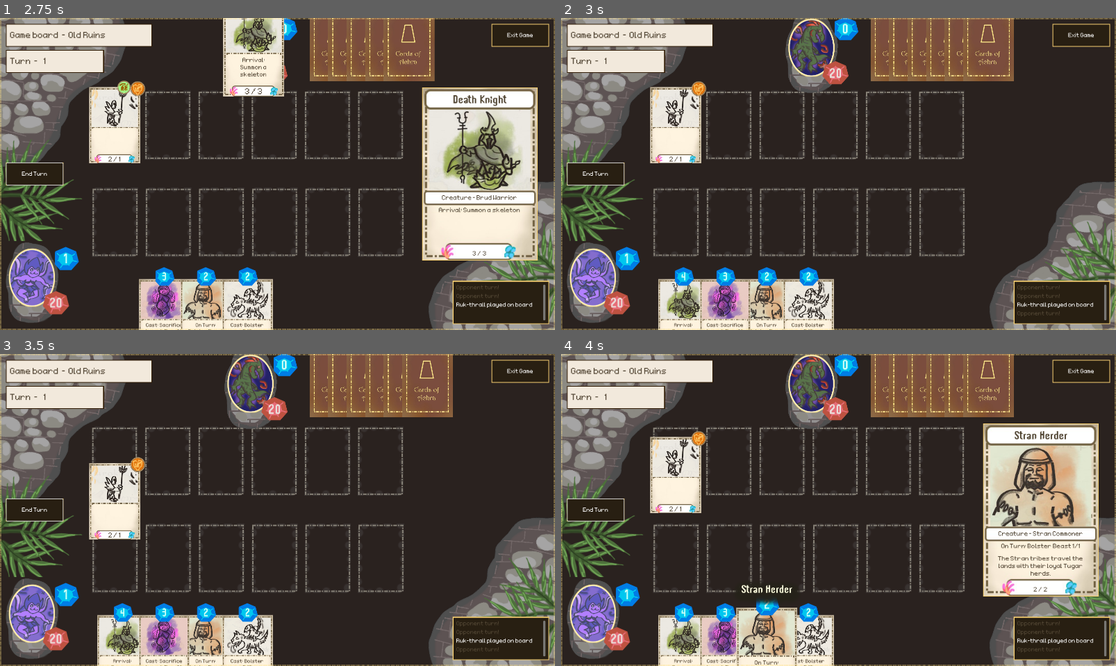
Above: before the commit, frames 1-4 (two rows, left to right).
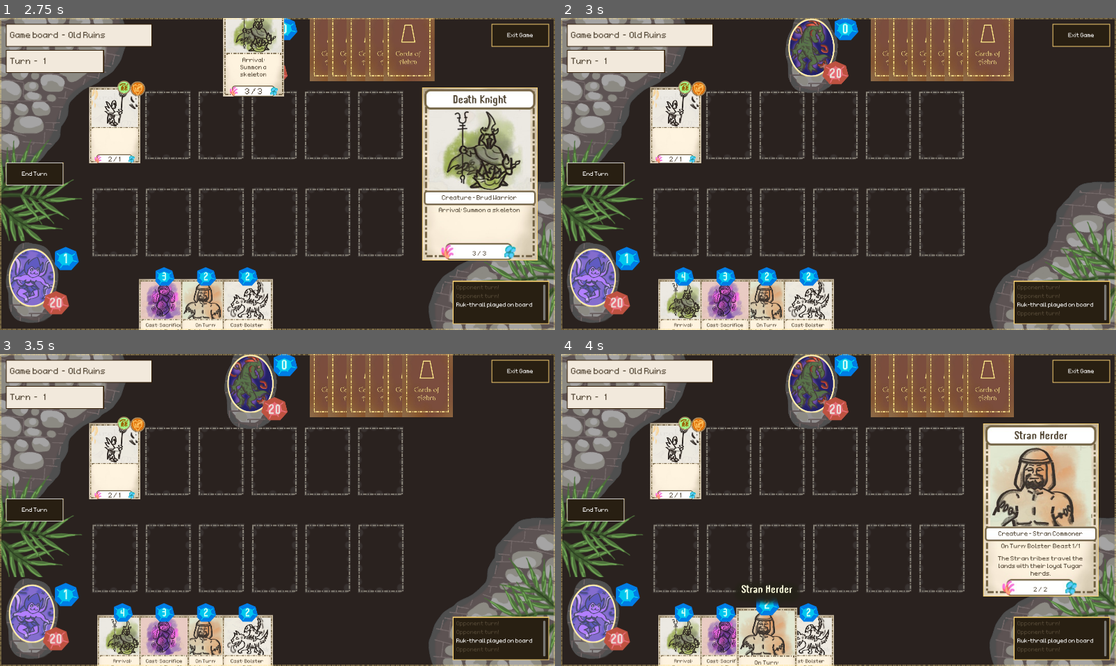
Above: after the commit, the same moments.

Repository: OttoElomaa/Godot-4-Ogre-Card-Game
Game: Godot game, scene res://GameScenes/MainMenu.tscn
Two runs of this game, one before a commit and one after it. Both use one fixed random seed, a clock stepped at 60 frames per second and the inputs below.
Inputs (mouse positions are in pixels of both pictures, inside the frame that each line leads up to):
- Up to frame 1 (2.75 s): click (277, 36) at 0.5 s; click (33, 174) at 1.25 s; tap Enter at 2 s; drag from (122, 317) to (255, 49) at 2.02 s
- Up to frame 2 (3 s): tap Space at 2.75 s; drag from (727, 317) to (816, 49) at 2.77 s
- Up to frame 3 (3.5 s): no input
- Up to frame 4 (4 s): move the mouse to (766, 653) at 3.52 s; hold Up (ui_up) from 3.53 s (still down); tap Mouse wheel down (scrollDown) at 3.6 s; click (766, 653) at 3.67 s

Frame 1 is identical in both runs. In frame 2, less than 0.1% of the frame differs, in the area x 21-24%, y 20-25%; in frame 3, 3.0%, in the area x 16-27%, y 20-60%; in frame 4, 1.7%.

Commit message:
Minor/Rules - CardsManager: Cards stop Traveling at end of the turn they were played, not start of their next turn

Diff:
--- a/GameScenes/cards_manager.gd
+++ b/GameScenes/cards_manager.gd
@@ -370,12 +370,16 @@
 func startPlayerTurn():
 	main.showPlayerTurnPopup()
 	wakeBoardCards($PlayerBoard)
+	arriveTravelingBoardCards($EnemyBoard)
+
 	drawCard($PlayerDeck, $PlayerHand)
 	updateHandCardsVisuals()
 
 
 func startEnemyTurn():
 	wakeBoardCards($EnemyBoard)
+	arriveTravelingBoardCards($PlayerBoard)
+
 	var newCard = drawCard($EnemyDeck, $EnemyHand)
 
 
@@ -384,7 +388,6 @@
 	#### RESETS AND CLEANUP
 	for c:Card in board.get_children():
 		c.handleTurnStartReset()
-		c.toggleTraveling(false)
 		c.wake()
 	#### STUFF LIKE ON-TURN-START TRIGGERS
 	for c:Card in board.get_children():
@@ -394,7 +397,9 @@
 	MyTools.updateBoardCardsVisuals()
 
 
-
+func arriveTravelingBoardCards(board:Node):
+	for c:Card in board.get_children():
+		c.toggleTraveling(false)
 
 
 ####################################################
